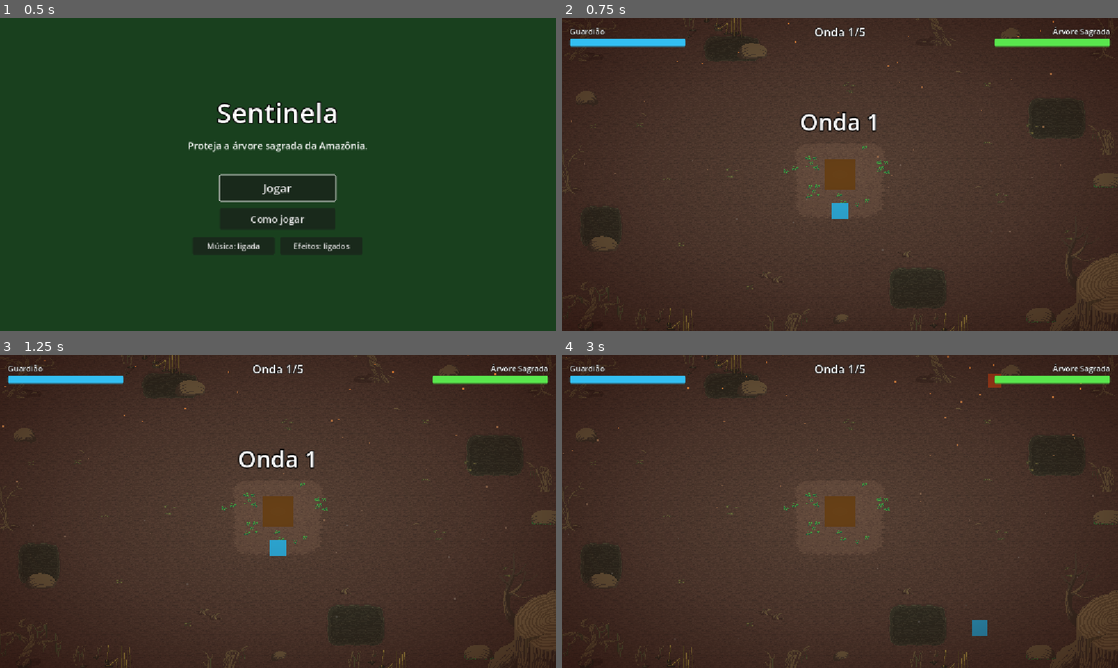
Above: before the commit, frames 1-4 (two rows, left to right).
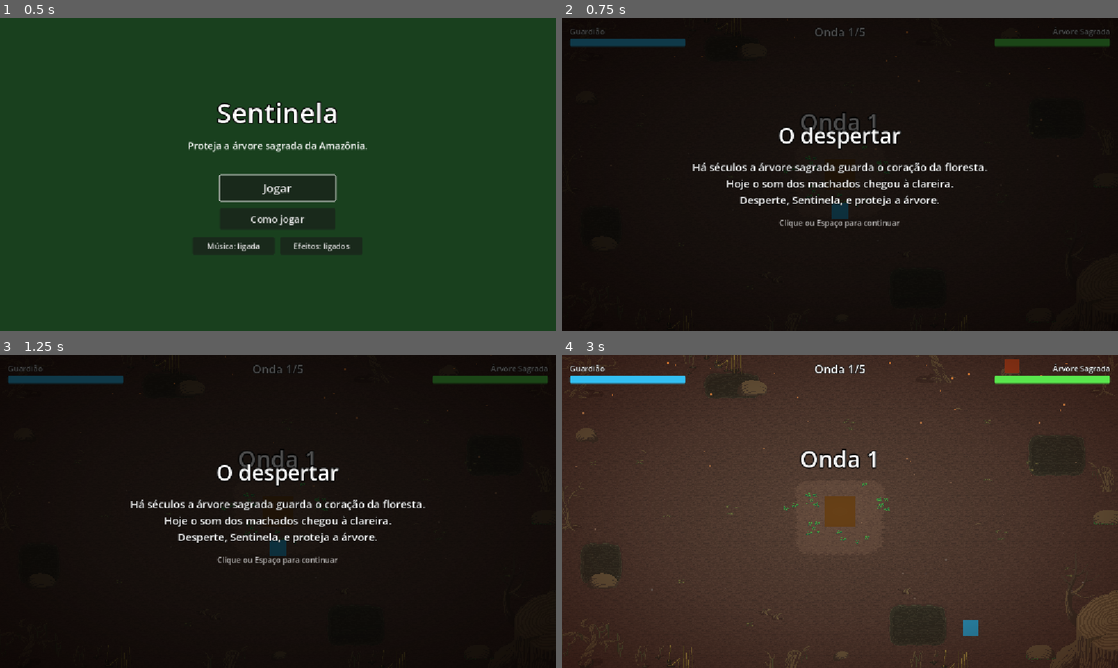
Above: after the commit, the same moments.

Repository: elian-sss/sentinela
Game: Godot game, scene res://cenas/telas/TelaInicial.tscn
Same seed, same stepped clock (60 frames per second), same inputs: the game is played once before the commit and once after it.
Inputs (mouse positions are in pixels of both pictures, inside the frame that each line leads up to):
- Up to frame 1 (0.5 s): no input
- Up to frame 2 (0.75 s): click "Jogar" at 0.5 s
- Up to frame 3 (1.25 s): no input
- Up to frame 4 (3 s): tap Enter (ui_accept) at 1.25, 1.52, 1.82, 2.27, 2.3, 2.57 s; move the mouse to (962, 495) at 1.27 s; press the mouse at (962, 495) at 1.28 s; hold D (mover_direita) 1.28-2.03 s; tap Space (dash) at 1.55, 2.1 s; move the mouse to (728, 527) at 2.02 s; release the mouse at (728, 527) at 2.03 s; hold S (mover_baixo) 2.03-2.78 s; click (728, 527) at 2.17 s; move the mouse to (895, 442) at 2.77 s; hold D (mover_direita) from 2.78 s (still down); hold Enter (ui_accept) from 2.78 s (still down)

Frame 1 is identical in both runs. In frame 2, 100% of the frame differs, in the area x 0-100%, y 0-100%; in frame 3, 100%; in frame 4, 1.0%.

Commit message:
Adiciona modo história com trechos curtos antes de cada onda e desfecho na vitória

Diff:
--- a/cenas/arena/Arena.tscn
+++ b/cenas/arena/Arena.tscn
@@ -9,6 +9,7 @@
 [ext_resource type="PackedScene" path="res://cenas/telas/TelaPausa.tscn" id="7_tela_pausa"]
 [ext_resource type="Script" path="res://cenas/jogo/camera_tremor.gd" id="8_camera"]
 [ext_resource type="PackedScene" path="res://cenas/cenario/Cenario.tscn" id="9_cenario"]
+[ext_resource type="PackedScene" path="res://cenas/telas/TelaHistoria.tscn" id="10_tela_historia"]
 
 [node name="Arena" type="Node2D" unique_id=560938052]
 
@@ -50,6 +51,9 @@
 
 [node name="TelaPausa" parent="." instance=ExtResource("7_tela_pausa")]
 
+[node name="TelaHistoria" parent="." node_paths=PackedStringArray("gerente_de_ondas") instance=ExtResource("10_tela_historia")]
+gerente_de_ondas = NodePath("../GerenteDeOndas")
+
 [node name="Camera" type="Camera2D" parent="." node_paths=PackedStringArray("heroi", "arvore")]
 anchor_mode = 0
 script = ExtResource("8_camera")
--- /dev/null
+++ b/cenas/telas/TelaHistoria.tscn
@@ -0,0 +1,51 @@
+[gd_scene load_steps=2 format=3]
+
+[ext_resource type="Script" path="res://cenas/telas/tela_historia.gd" id="1_tela_historia"]
+
+[node name="TelaHistoria" type="CanvasLayer"]
+process_mode = 3
+layer = 8
+script = ExtResource("1_tela_historia")
+
+[node name="Escurecer" type="ColorRect" parent="."]
+anchors_preset = 15
+anchor_right = 1.0
+anchor_bottom = 1.0
+grow_horizontal = 2
+grow_vertical = 2
+color = Color(0, 0, 0, 0.7)
+
+[node name="Centro" type="CenterContainer" parent="."]
+anchors_preset = 15
+anchor_right = 1.0
+anchor_bottom = 1.0
+grow_horizontal = 2
+grow_vertical = 2
+mouse_filter = 2
+
+[node name="Caixa" type="VBoxContainer" parent="Centro"]
+layout_mode = 2
+theme_override_constants/separation = 20
+
+[node name="Titulo" type="Label" parent="Centro/Caixa"]
+layout_mode = 2
+theme_override_colors/font_outline_color = Color(0, 0, 0, 1)
+theme_override_constants/outline_size = 10
+theme_override_font_sizes/font_size = 44
+text = "O despertar"
+horizontal_alignment = 1
+
+[node name="Texto" type="Label" parent="Centro/Caixa"]
+layout_mode = 2
+theme_override_colors/font_outline_color = Color(0, 0, 0, 1)
+theme_override_constants/outline_size = 4
+theme_override_font_sizes/font_size = 22
+text = "Texto do trecho."
+horizontal_alignment = 1
+
+[node name="Dica" type="Label" parent="Centro/Caixa"]
+modulate = Color(1, 1, 1, 0.7)
+layout_mode = 2
+theme_override_font_sizes/font_size = 16
+text = "Clique ou Espaço para continuar"
+horizontal_alignment = 1
--- a/cenas/telas/tela_fim_de_partida.gd
+++ b/cenas/telas/tela_fim_de_partida.gd
@@ -27,7 +27,7 @@
 
 
 func _ao_vencer() -> void:
-	_mostrar("Vitória!", "A árvore sagrada está a salvo.")
+	_mostrar("Vitória!", TelaHistoria.TEXTO_VITORIA)
 
 
 func _mostrar(titulo: String, texto: String) -> void:
--- /dev/null
+++ b/cenas/telas/tela_historia.gd
@@ -0,0 +1,70 @@
+class_name TelaHistoria
+extends CanvasLayer
+## Modo história: no início de cada onda, pausa o jogo e mostra um trecho curto da história.
+## Clique, J, Espaço ou Enter continuam. Cada trecho aparece só uma vez por sessão,
+## para não atrapalhar quem reinicia várias vezes.
+
+## Um trecho por onda, na mesma ordem de Balanceamento.ONDAS.
+const TRECHOS: Array[Dictionary] = [
+	{
+		"titulo": "O despertar",
+		"texto": "Há séculos a árvore sagrada guarda o coração da floresta.\nHoje o som dos machados chegou à clareira.\nDesperte, Sentinela, e proteja a árvore.",
+	},
+	{
+		"titulo": "Fumaça no horizonte",
+		"texto": "Os lenhadores voltaram, e trouxeram fogo.\nGolpeie as chamas antes que cheguem à árvore.",
+	},
+	{
+		"titulo": "O ronco das motosserras",
+		"texto": "Um barulho de motor corta o silêncio da mata.\nOs motosserristas são rápidos, mas caem fácil.",
+	},
+	{
+		"titulo": "A grande investida",
+		"texto": "Eles vieram todos de uma vez.\nA floresta inteira confia em você.",
+	},
+	{
+		"titulo": "A máquina",
+		"texto": "O chão treme. Uma escavadeira enorme avança, derrubando tudo pelo caminho.\nQuando ela investir, desvie. Atordoada, ela fica frágil.",
+	},
+]
+const TEXTO_VITORIA: String = "A máquina parou. A floresta respira de novo,\ne a árvore sagrada segue de pé."
+
+## Tempo entre fechar o trecho e o jogo voltar, para a tecla usada não virar dash ou ataque.
+const ATRASO_AO_FECHAR: float = 0.1
+
+static var _ondas_ja_vistas: Array[int] = []
+
+@export var gerente_de_ondas: GerenteDeOndas
+
+@onready var _titulo: Label = $Centro/Caixa/Titulo
+@onready var _texto: Label = $Centro/Caixa/Texto
+
+
+func _ready() -> void:
+	hide()
+	gerente_de_ondas.onda_iniciada.connect(_ao_iniciar_onda)
+
+
+func _unhandled_input(evento: InputEvent) -> void:
+	if not visible:
+		return
+	if evento.is_action_pressed("ui_accept") or evento.is_action_pressed("atacar"):
+		get_viewport().set_input_as_handled()
+		_fechar()
+
+
+func _ao_iniciar_onda(numero: int) -> void:
+	if numero > TRECHOS.size() or numero in _ondas_ja_vistas:
+		return
+	_ondas_ja_vistas.append(numero)
+	var trecho: Dictionary = TRECHOS[numero - 1]
+	_titulo.text = trecho["titulo"]
+	_texto.text = trecho["texto"]
+	show()
+	get_tree().paused = true
+
+
+func _fechar() -> void:
+	hide()
+	await get_tree().create_timer(ATRASO_AO_FECHAR, true).timeout
+	get_tree().paused = false
Not shown, added: cenas/telas/tela_historia.gd.uid
